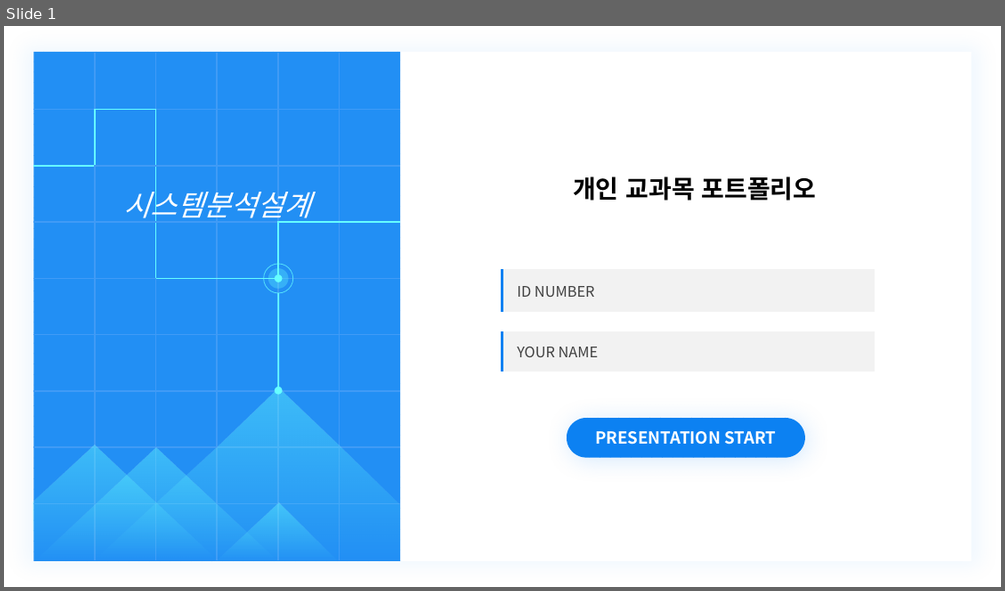
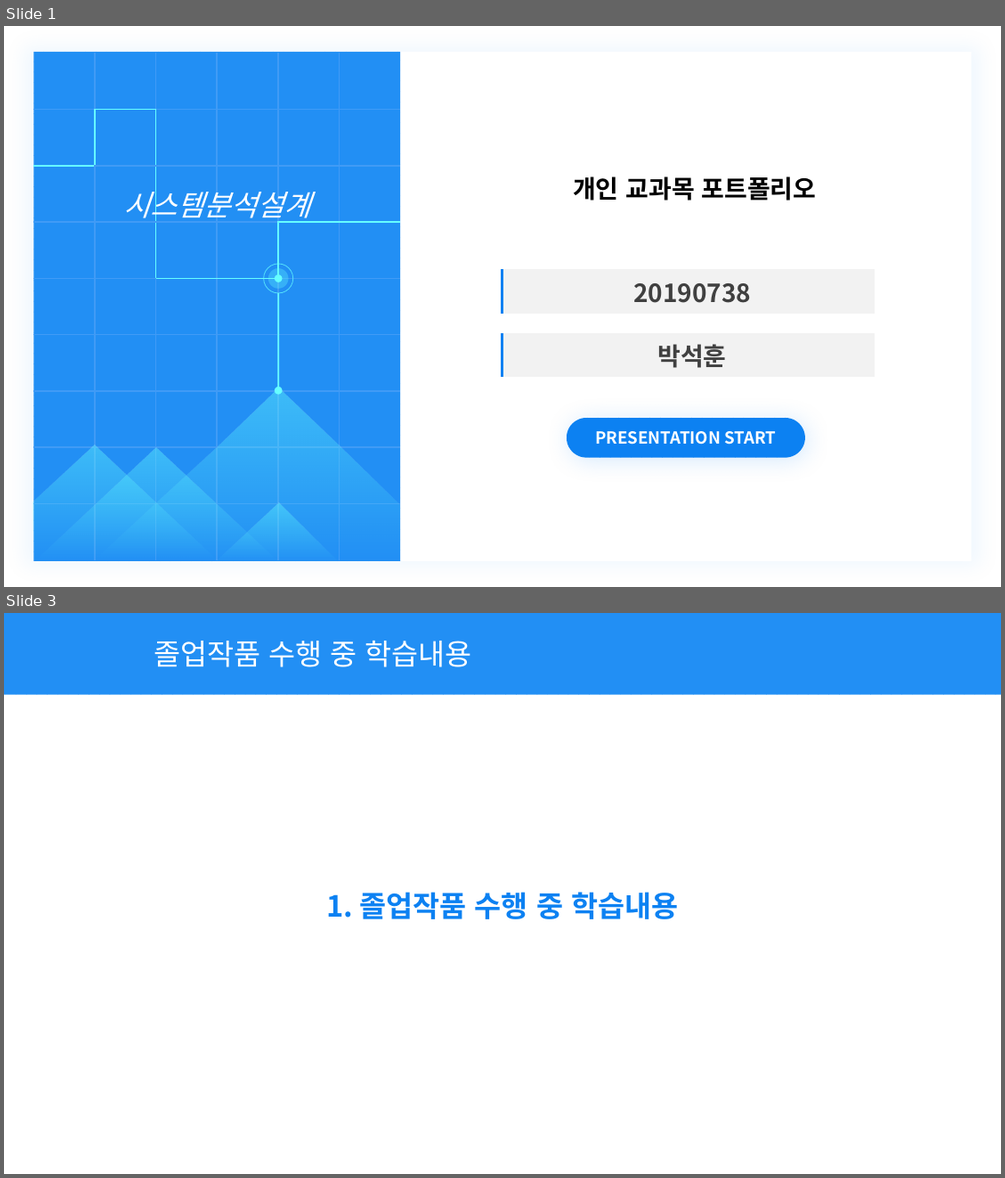
Before and after one commit to parksukhun/System, a slide deck: 20190738-박석훈-교과목포트폴리오.pptx. Shown one above the other, each under a label of ours: slide 1 before the commit, slides 1 and 3 after it; the slides between them are not shown. The pictures are 1005x591 and 1005x1178 pixels, drawn with LibreOffice and Linux fonts; fonts in the diff are those of the drawing. Boxes give left, top, right and bottom in pixels: in the first picture for what was removed or moved away, otherwise in the second. Text is boxed around its words. In the diff, an @@ line names an element or a change of style, - is before the commit and + after.

```diff
--- a/20190738-박석훈-교과목포트폴리오.pptx
+++ b/20190738-박석훈-교과목포트폴리오.pptx
@@ slide 3 added at bbox=[4, 613, 1001, 1174], background #FFFFFF @@
@@ rectangle added at bbox=[4, 613, 1001, 695], fill pattern #228FF4 on #228FF4 @@
@@ text added at bbox=[154, 641, 471, 667], 28 pt, text #FFFFFF @@
+졸업작품 수행 중 학습내용
@@ text added at bbox=[327, 892, 678, 919], 28 pt, text #0C81F2, bold @@
+1. 졸업작품 수행 중 학습내용
@@ slide 1 changed as well @@
@@ table at bbox=[502, 270, 874, 372] @@
-row 1, column 1: ID NUMBER
+row 1, column 1: 20190738
-row 3, column 1: YOUR NAME
+row 3, column 1: 박석훈
```
Also in this commit, not shown: 28 other slides added.
